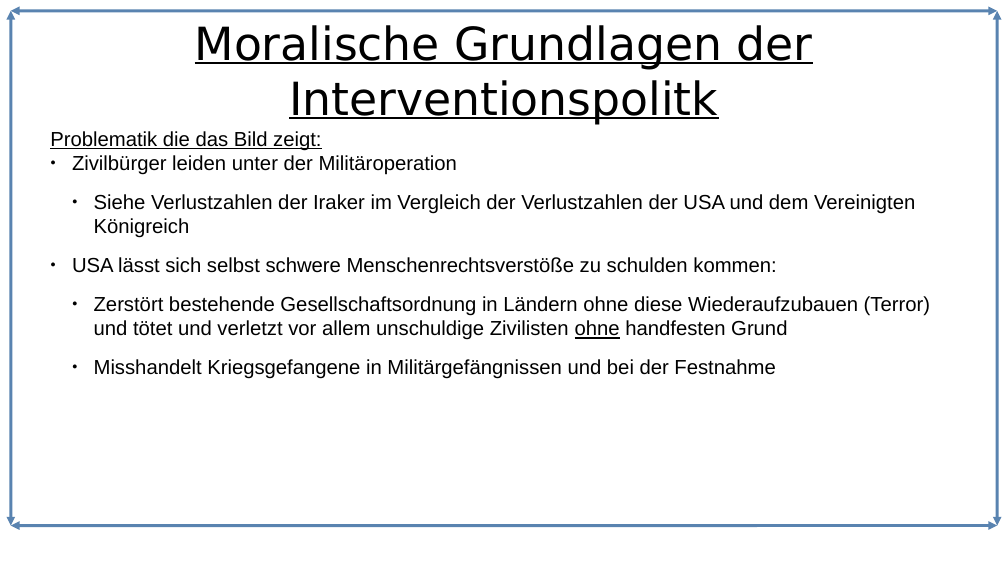
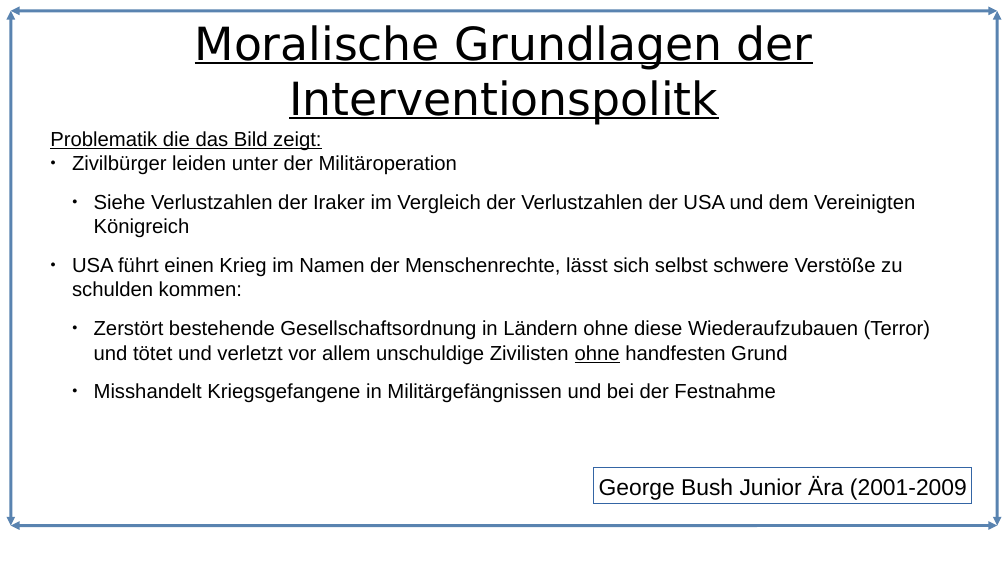
Before and after one commit to Lacrimus/Referat-Geschichte-USA-die-einzig-verbleibende-Weltmacht-, a slide deck: slide 14 of USA-die-einzig-verbleibende-Weltmacht.odp (slide 12 before the commit). Drawn at 1008x567 pixels with LibreOffice and Linux fonts; fonts in the diff are those of the drawing. Boxes give left, top, right and bottom in pixels: in the first picture for what was removed or moved away, otherwise in the second. Text is boxed around its words. In the diff, an @@ line names an element or a change of style, - is before the commit and + after.

```diff
--- a/USA-die-einzig-verbleibende-Weltmacht.odp
+++ b/USA-die-einzig-verbleibende-Weltmacht.odp
@@ text at box(72, 257, 902, 297): text changed @@
-● USA lässt sich selbst schwere Menschenrechtsverstöße zu schulden kommen:
+● USA führt einen Krieg im Namen der Menschenrechte, lässt sich selbst schwere Verstöße zu schulden kommen:
@@ rectangle added at box(595, 468, 972, 504), fill #FFFFFF, outline #3465A4 0 pt, 18 pt, text #000000 @@
+George Bush Junior Ära (2001-2009
```
Also in this commit, not shown: 16 other slides changed, 3 slides added, 1 slide removed, 9 other files.
